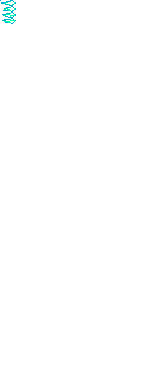
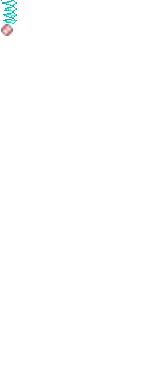
Before/after of a (168, 388) layered artwork. What changed in the layer stack:
painted on "Projectiles.png" over [0, 0, 17, 36]
